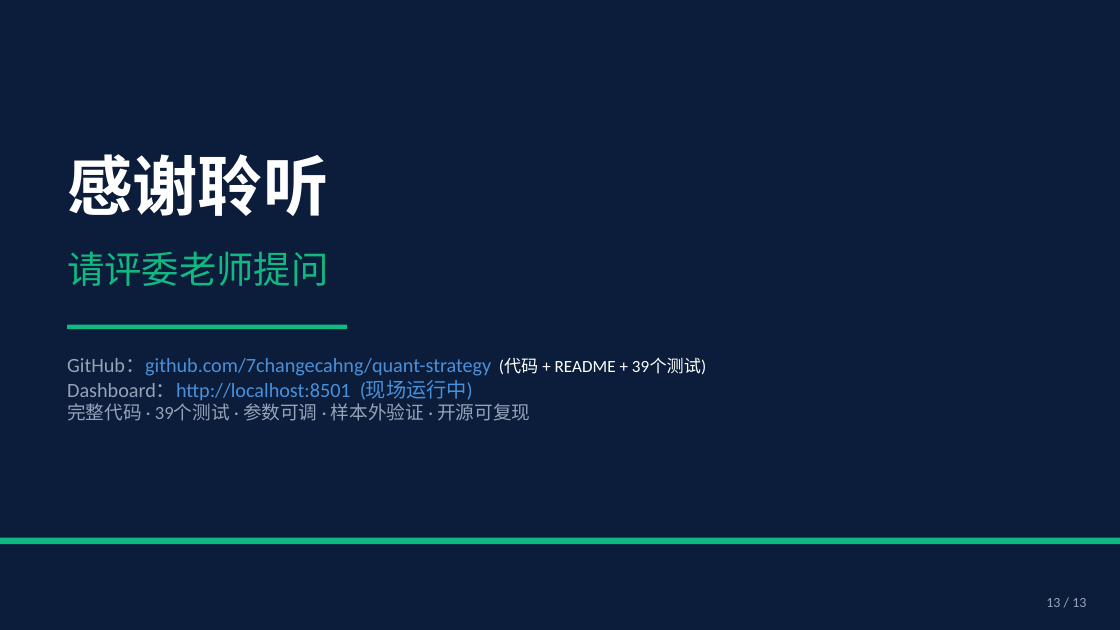
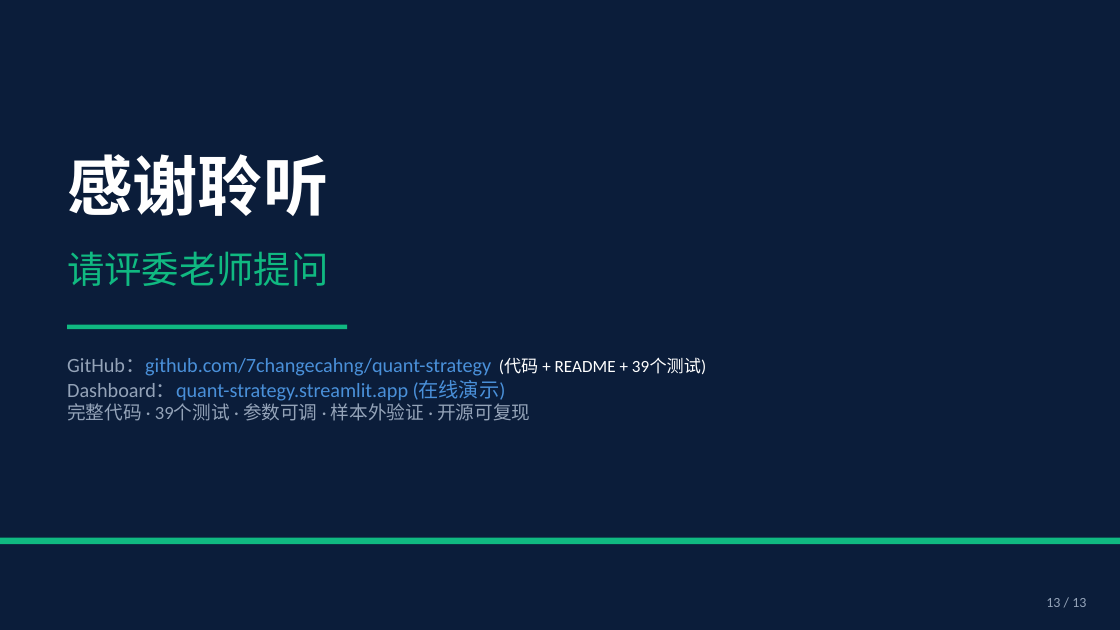
Before and after one commit to 7changecahng/quant-strategy, a slide deck: slide 13 of ppt/答辩PPT_v3.pptx. Drawn at 1120x630 pixels with LibreOffice and Linux fonts; fonts in the diff are those of the drawing. Boxes give left, top, right and bottom in pixels: in the first picture for what was removed or moved away, otherwise in the second. Text is boxed around its words. In the diff, an @@ line names an element or a change of style, - is before the commit and + after.

Commit message:
update: PPT 致谢页替换为 Streamlit Cloud 在线演示链接

```diff
--- a/ppt/答辩PPT_v3.pptx
+++ b/ppt/答辩PPT_v3.pptx
@@ text at box(67, 380, 506, 401): text changed @@
-Dashboard：http://localhost:8501 (现场运行中)
+Dashboard：quant-strategy.streamlit.app (在线演示)
```
Also in this commit, not shown: 3 other slides changed, 1 other file.
